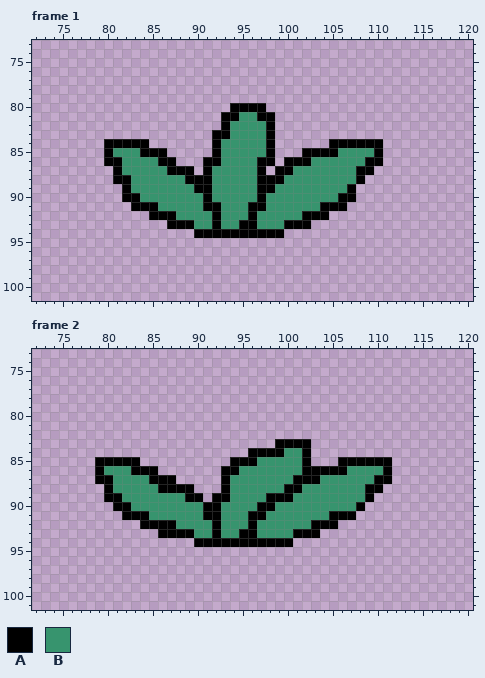
Pixel-art file -- TheoSprites/Fern.aseprite. Above is the file before it was changed.
320x180 pixels, 7 frames. Shown: frame 1: x 72..120, y 73..101; frame 2: x 72..120, y 73..101. The commit also changed other frames, which this record leaves out.
Palette (. is transparent): A #000000  B #37946e
Once edited:
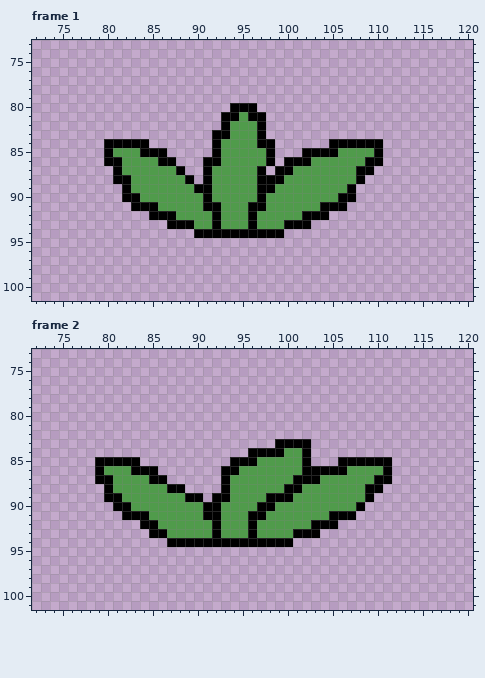
From old to new:
{"colour":"B","old":"#37946e","new":"#509b4b"}
{"where": "frame 1, layers \"Right\", \"Middle\", \"Left\""}
{"frame":1,"y":80,"x":97,"old":"A","new":"."}
{"frame":1,"y":81,"x":96,"old":"B","new":"A"}
{"frame":1,"y":81,"x":98,"old":"A","new":"."}
{"frame":1,"y":82,"x":97,"old":"BA","new":"A."}
{"frame":1,"y":83,"x":97,"old":"BA","new":"A."}
{"frame":1,"y":84,"x":97,"old":"B","new":"A"}
{"frame":1,"y":86,"x":97,"old":"A","new":"B"}
{"frame":1,"y":87,"x":87,"old":"A","new":"B"}
{"frame":1,"y":87,"x":89,"old":"A","new":"."}
{"frame":1,"y":88,"x":90,"old":"A","new":"."}
{"frame":1,"y":93,"x":95,"old":"A","new":"B"}
{"where": "frame 2, layers \"Right\", \"Left\""}
{"frame":2,"y":87,"x":87,"old":"A","new":"."}
{"frame":2,"y":88,"x":86,"old":"A","new":"B"}
{"frame":2,"y":88,"x":89,"old":"A","new":"."}
{"frame":2,"y":92,"x":86,"old":"AA","new":"BB"}
{"frame":2,"y":93,"x":85,"old":".","new":"A"}
{"frame":2,"y":93,"x":87,"old":"AAA","new":"BBB"}
{"frame":2,"y":93,"x":95,"old":"A","new":"B"}
{"frame":2,"y":94,"x":87,"old":"...","new":"AAA"}
{"label":"changed","picture_box":[113,103,374,229]}
{"label":"changed","picture_box":[104,448,383,547]}
